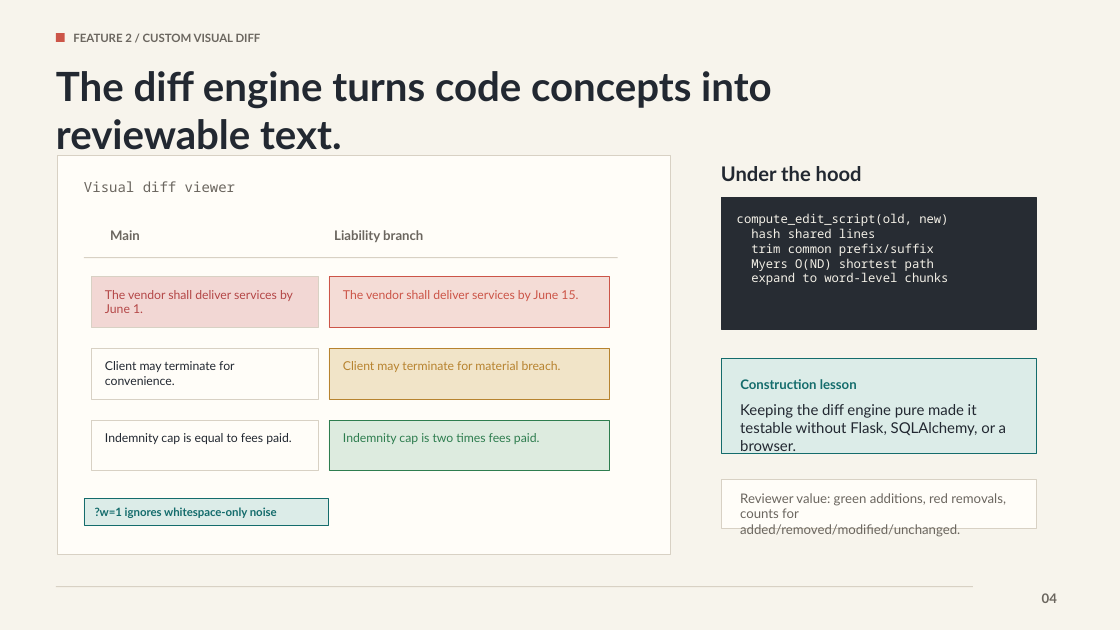
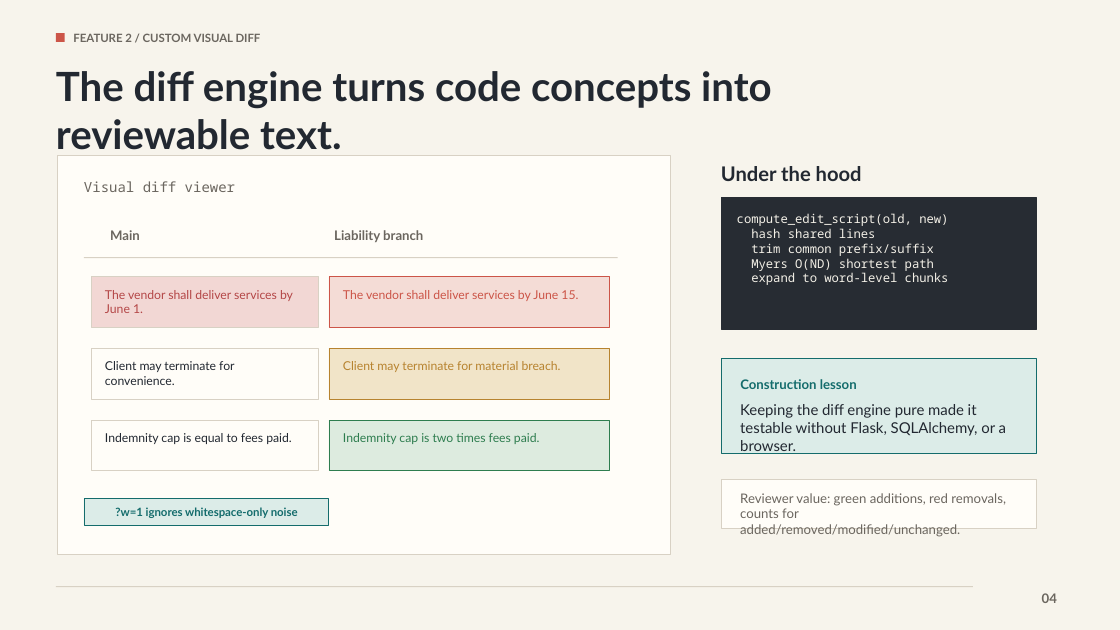
Before and after one commit to dangjacob101/DocuCommit, a slide deck: slide 4 of docucommit-final-presentation.pptx. Drawn at 1120x630 pixels with LibreOffice and Linux fonts; fonts in the diff are those of the drawing. Boxes give left, top, right and bottom in pixels: in the first picture for what was removed or moved away, otherwise in the second. Text is boxed around its words. In the diff, an @@ line names an element or a change of style, - is before the commit and + after.

```diff
--- a/docucommit-final-presentation.pptx
+++ b/docucommit-final-presentation.pptx
@@ text "?w=1 ignores whitespace-only noise" at (115, 507, 298, 518): alignment left to centre @@
```
Also in this commit, not shown: 5 other slides changed.
